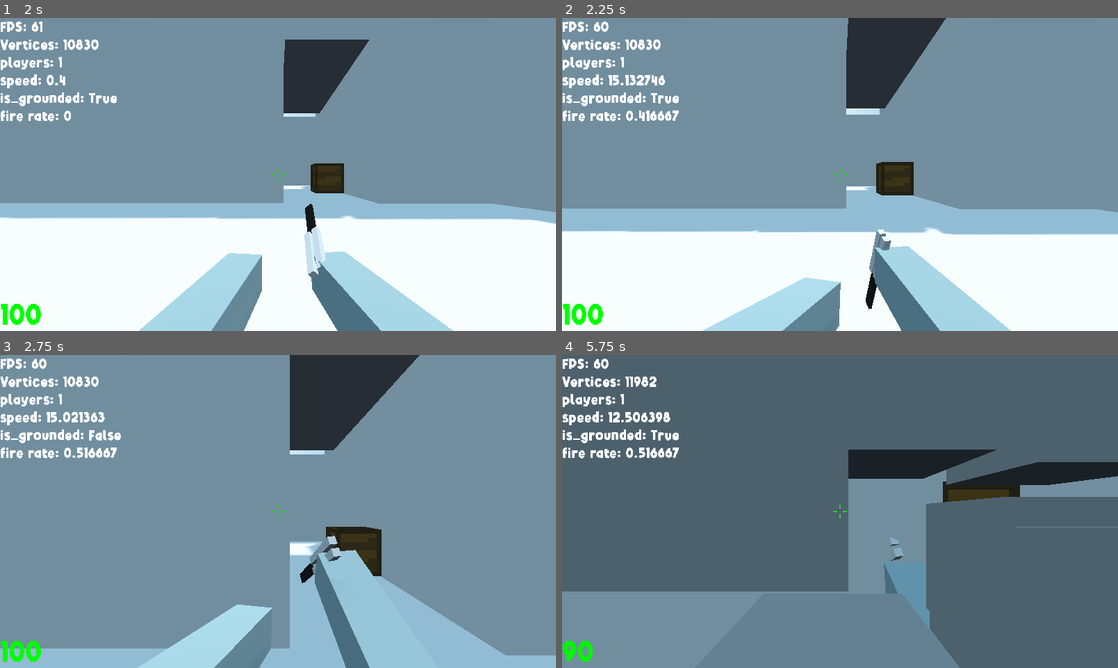
Above: before the commit, frames 1-4 (two rows, left to right).
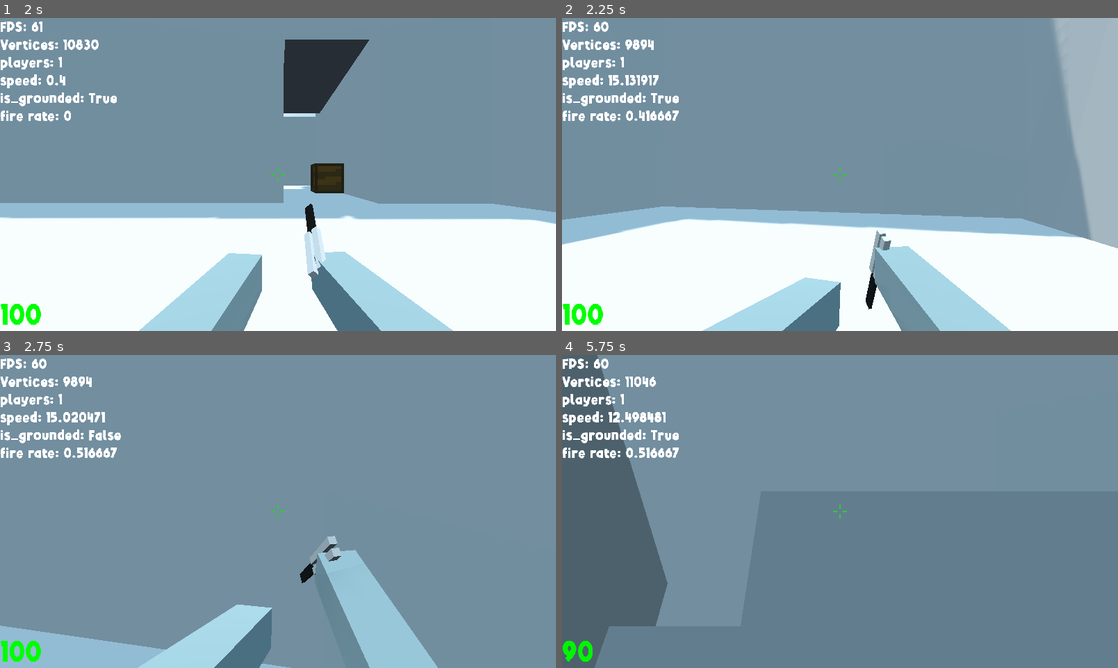
Above: after the commit, the same moments.

Repository: miklaskarjalainen/Togmen
Game: Godot game, scene res://source/scenes/title_screen.tscn
Two runs of this game, one before a commit and one after it. Both use one fixed random seed, a clock stepped at 60 frames per second and the inputs below. Sound files missing from this copy of the repository are replaced by a short silence.
Inputs (mouse positions are in pixels of both pictures, inside the frame that each line leads up to):
- Up to frame 1 (2 s): click (133, 127) at 0.52 s; type "Alex" at 0.6 s; click "host" at 1.25 s
- Up to frame 2 (2.25 s): move the mouse to (867, 174) at 2.02 s; press the mouse at (867, 174) at 2.03 s; hold W (forwards) from 2.03 s (still down)
- Up to frame 3 (2.75 s): keep holding W (forwards); tap Space (jump) at 2.27 s
- Up to frame 4 (5.75 s): keep holding W (forwards); move the mouse to (812, 511) at 2.77 s; release the mouse at (812, 511) at 2.78 s; tap G (hurt) at 2.85 s; tap Space (jump) at 3.02, 4.52, 5.27 s; click (812, 511) at 3.05 s; move the mouse to (851, 505) at 3.52 s; press the mouse at (851, 505) at 3.53 s; tap Q (quick_switch) at 3.6 s; move the mouse to (834, 517) at 4.27 s; release the mouse at (834, 517) at 4.28 s; right-click (834, 517) at 4.35 s; click (834, 517) at 4.55 s; move the mouse to (878, 514) at 5.02 s; press the mouse at (878, 514) at 5.03 s

Frame 1 is identical in both runs. In frame 2, 16% of the frame differs, in the area x 0-100%, y 0-100%; in frame 3, 14%; in frame 4, 71%.
Error before the commit: Attempt to call function 'get_hand' in base 'null instance' on a null instance. (res://source/entities/actors/camera.gd:27)

Commit message:
changed reference variables to ints

Diff:
--- a/source/entities/actors/player.gd
+++ b/source/entities/actors/player.gd
@@ -3,7 +3,7 @@
 const JUMP_STR     = 12
 const GRAVITY      = 24
 
-onready var camera  := $camera_lock/camera
+onready var camera  := $camera
 
 var peer_name       := ""
 var motion          := Vector3()
@@ -20,7 +20,7 @@
 	if is_network_master(): # This is in player's control
 		_do_player_movement(delta)
 		_update_name(peer_name)
-		_update_position(translation, $camera_lock.rotation)
+		_update_position(translation, $camera.rotation)
 		_update_capsule_color(GameSettings.get_value("capsule_color", Color(1.0, 0.3, 0.3, 1.0)))
 
 		if Input.is_action_just_pressed("suicide"):
@@ -136,4 +136,4 @@
 	return int(name)
 
 func get_hand():
-	return $camera_lock/hand
+	return $camera/hand
--- a/source/entities/actors/player.tscn
+++ b/source/entities/actors/player.tscn
@@ -22,29 +22,29 @@
 collision_layer = 2
 script = ExtResource( 1 )
 
-[node name="camera_lock" type="Spatial" parent="."]
-
-[node name="camera" type="Camera" parent="camera_lock"]
+[node name="camera" type="Camera" parent="."]
 transform = Transform( 1, 0, 0, 0, 1, 0, 0, 0, 1, 0, 1, 0 )
 near = 0.01
 far = 250.0
 script = ExtResource( 2 )
+PLAYER_PATH = NodePath("..")
 
-[node name="shoot_ray" type="RayCast" parent="camera_lock"]
-transform = Transform( 1, 0, 0, 0, 1, 0, 0, 0, 1, 0, 0.931604, -0.600105 )
+[node name="shoot_ray" type="RayCast" parent="camera"]
+transform = Transform( 1, 0, 0, 0, 1, 0, 0, 0, 1, 0, -0.068396, -0.600105 )
 enabled = true
 cast_to = Vector3( 0, 0, -200 )
 collision_mask = 3
 
-[node name="hand" type="Spatial" parent="camera_lock"]
-transform = Transform( -1, 0, 8.74228e-08, 0, 1, 0, -8.74228e-08, 0, -1, 0.5, 0.4, -0.7 )
+[node name="hand" type="Spatial" parent="camera"]
+transform = Transform( -1, 0, 8.74228e-08, 0, 1, 0, -8.74228e-08, 0, -1, 0.5, -0.6, -0.7 )
 script = ExtResource( 8 )
 __meta__ = {
 "_editor_description_": "Handles gun switchiing"
 }
+player_path = NodePath("../..")
 raycast_path = NodePath("../shoot_ray")
 
-[node name="Knife" parent="camera_lock/hand" instance=ExtResource( 6 )]
+[node name="Knife" parent="camera/hand" instance=ExtResource( 6 )]
 transform = Transform( 3, 0, 0, 0, 3, 0, 0, 0, 3, 0, 0, 0 )
 script = ExtResource( 9 )
 base_damage = 55
@@ -56,7 +56,7 @@
 can_scope = true
 max_range = 4
 
-[node name="Deagle" parent="camera_lock/hand" instance=ExtResource( 3 )]
+[node name="Deagle" parent="camera/hand" instance=ExtResource( 3 )]
 transform = Transform( 3, 0, 0, 0, 3, 0, 0, 0, 3, 0, 0, 0 )
 visible = false
 script = ExtResource( 9 )
@@ -68,7 +68,7 @@
 fire_rate = 0.4
 mov_speed = 13.5
 
-[node name="AK-47" parent="camera_lock/hand" instance=ExtResource( 7 )]
+[node name="AK-47" parent="camera/hand" instance=ExtResource( 7 )]
 transform = Transform( 3, 0, 0, 0, 3, 0, 0, 0, 3, 0, 0, 0 )
 visible = false
 base_damage = 28
@@ -79,7 +79,7 @@
 is_auto = true
 mov_speed = 11.5
 
-[node name="Sniper" parent="camera_lock/hand" instance=ExtResource( 10 )]
+[node name="Sniper" parent="camera/hand" instance=ExtResource( 10 )]
 transform = Transform( 3, 0, 0, 0, 3, 0, 0, 0, 3, 0, 0, 0 )
 visible = false
 script = ExtResource( 9 )
